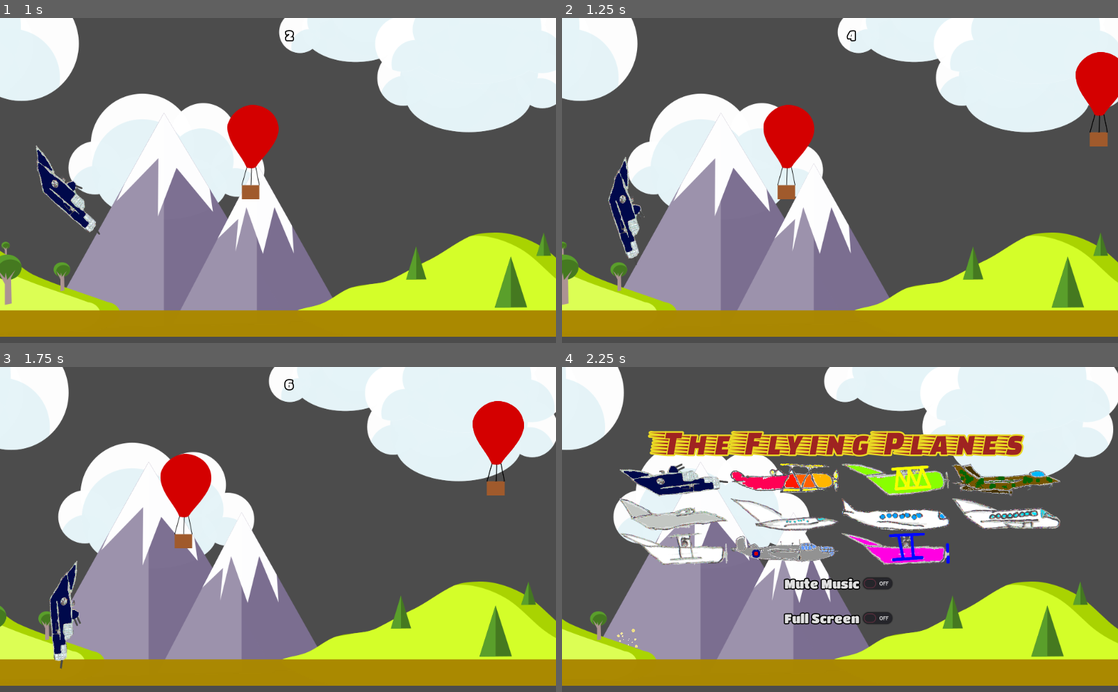
Above: before the commit, frames 1-4 (two rows, left to right).
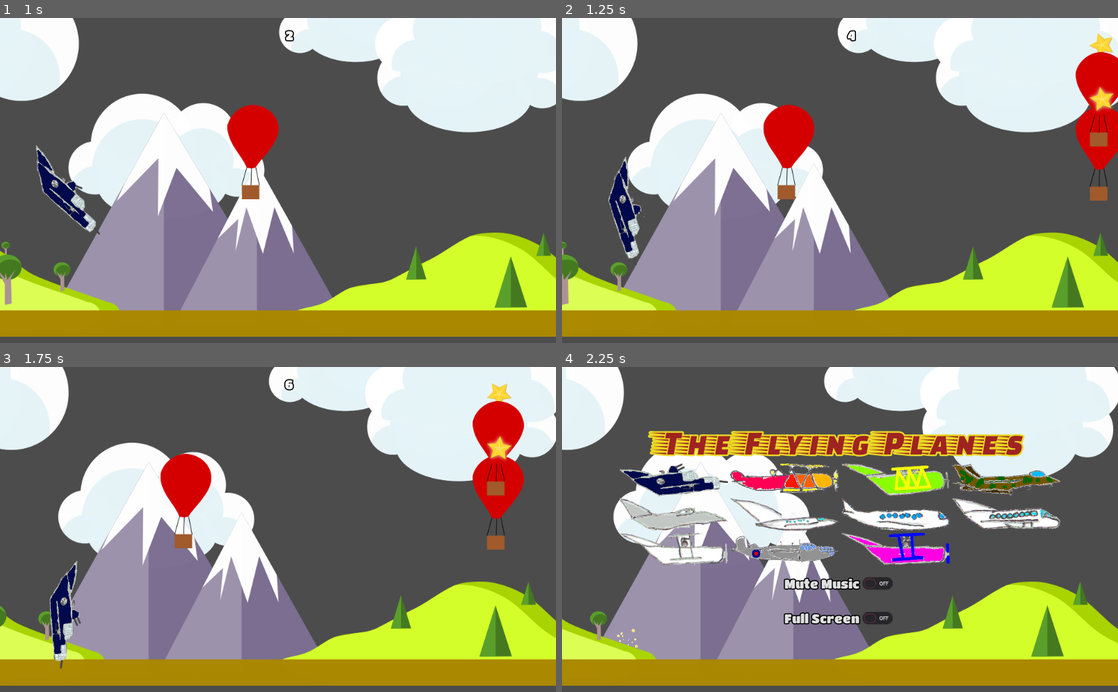
Above: after the commit, the same moments.

Repository: the-g-force/FamJam-October2020
Game: Godot game, scene res://src/Level.tscn
The game is run twice, just before and just after one commit, with the same random seed, the same clock (stepped at 60 frames per second) and the same inputs.
Inputs (mouse positions are in pixels of both pictures, inside the frame that each line leads up to):
- Up to frame 1 (1 s): click (111, 131) at 0.52 s
- Up to frame 2 (1.25 s): no input
- Up to frame 3 (1.75 s): move the mouse to (400, 513) at 1.27 s; click (400, 513) at 1.42 s
- Up to frame 4 (2.25 s): click "Play Again" at 2 s

Frame 1 is identical in both runs. In frame 2, 1.5% of the frame differs, in the area x 92-100%, y 4-57%; in frame 3, 1.7%, in the area x 85-95%, y 4-57%; in frame 4, nothing differs.

Commit message:
Add star

Diff:
--- a/project/src/Level.gd
+++ b/project/src/Level.gd
@@ -3,6 +3,7 @@
 const Obstacle := preload("res://src/Obstacle.tscn")
 const PlayerScene := preload("res://src/Player.tscn")
 const Explosion := preload("res://Explosion.tscn")
+const Star := preload("res://src/Star.tscn")
 const MIN_SPEED := 150
 const MAX_SPEED := 250
 
@@ -49,20 +50,35 @@
 		var obstacle = Obstacle.instance()
 		obstacle.position.x = 1024
 		_obstacles.add_child(obstacle)
-		var pos := randi()%3
-		match pos:
-			0:
-				obstacle.position.y = 50
-			1:
-				obstacle.position.y = 150
-			2:
-				obstacle.position.y = 250
+		set_location(obstacle)
 		obstacle.connect("dead", self, "_on_body_entered", [], CONNECT_ONESHOT)
+#	var stars := randi()%3
+#	if stars == 2:
+		var star = Star.instance()
+		star.position.x = 1024
+		_obstacles.add_child(star)
+		set_location(star)
+		star.connect("pickup", self, "_pickup")
 
 
 func _on_body_entered(body):
 	if body is Player:
 		_lose()
+
+
+func _pickup():
+	Score.score += 5
+
+
+func set_location(item):
+	var pos := randi()%3
+	match pos:
+		0:
+			item.position.y = 50
+		1:
+			item.position.y = 150
+		2:
+			item.position.y = 250
 
 
 func _on_GameOver_play_again():
--- /dev/null
+++ b/project/src/Star.gd
@@ -0,0 +1,20 @@
+extends Area2D
+
+signal pickup
+
+export var _rotation_speed := 0.5
+
+func _ready():
+	var _rotate := randi()%2
+	if _rotate == 0:
+		_rotation_speed *= -1
+
+
+func _process(_delta):
+	rotation_degrees += _rotation_speed
+
+
+func _on_Star_body_entered(body):
+	if body is Player:
+		emit_signal("pickup")
+		queue_free()
--- /dev/null
+++ b/project/src/Star.tscn
@@ -0,0 +1,17 @@
+[gd_scene load_steps=4 format=2]
+
+[ext_resource path="res://assets/star.png" type="Texture" id=1]
+[ext_resource path="res://src/Star.gd" type="Script" id=2]
+
+[sub_resource type="CircleShape2D" id=1]
+radius = 24.0
+
+[node name="Star" type="Area2D"]
+script = ExtResource( 2 )
+
+[node name="CollisionShape2D" type="CollisionShape2D" parent="."]
+shape = SubResource( 1 )
+
+[node name="Sprite" type="Sprite" parent="."]
+texture = ExtResource( 1 )
+[connection signal="body_entered" from="." to="." method="_on_Star_body_entered"]
